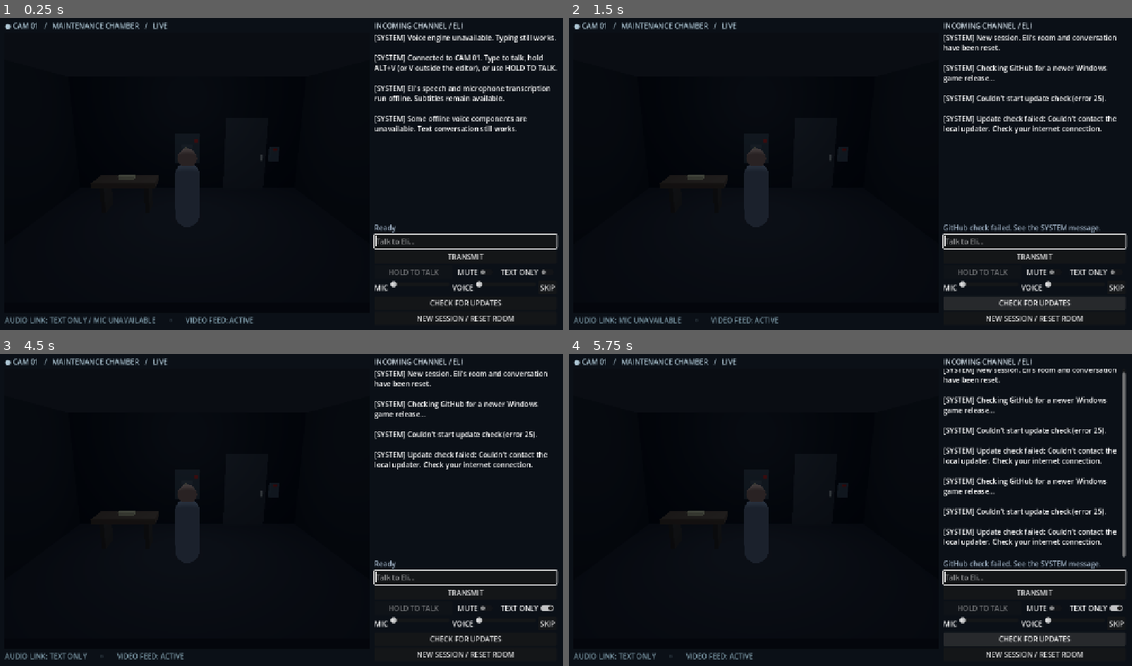
Above: before the commit, frames 1-4 (two rows, left to right).
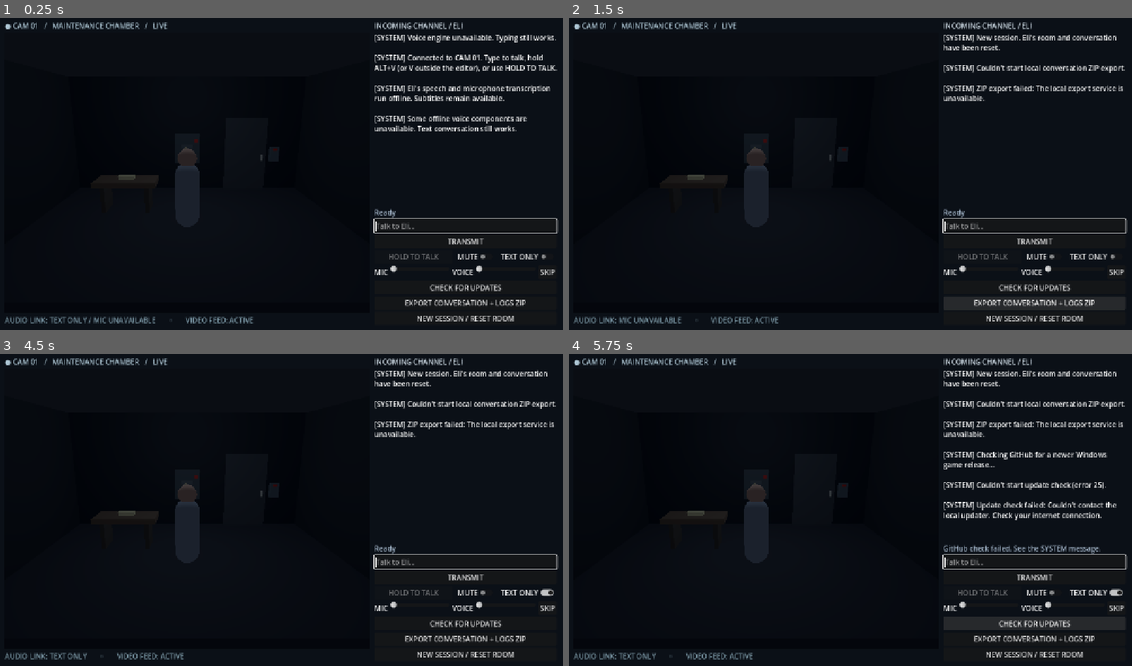
Above: after the commit, the same moments.

Repository: maloysius-wq/the-last-connection
Game: Godot game, scene res://scenes/Main.tscn
Two runs of this game, one before a commit and one after it. Both use one fixed random seed, a clock stepped at 60 frames per second and the inputs below.
Inputs (mouse positions are in pixels of both pictures, inside the frame that each line leads up to):
- Up to frame 1 (0.25 s): no input
- Up to frame 2 (1.5 s): click "NEW SESSION / RESET ROOM" at 0.5 s; click (1036, 301) at 1.25 s, where only the run after the commit has a clickable "EXPORT CONVERSATION + LOGS ZIP"
- Up to frame 3 (4.5 s): click "SKIP" at 2 s; click "SKIP" at 2.75 s; click "TRANSMIT" at 3.5 s; click "TEXT ONLY" at 4.25 s
- Up to frame 4 (5.75 s): click "CHECK FOR UPDATES" at 5 s

The runs differ from the first frame. In frame 1, 2.1% of the frame differs, in the area x 66-100%, y 61-93%; in frame 2, 4.2%; in frame 3, 4.0%; in frame 4, 9.4%, in the area x 66-100%, y 4-93%.

Commit message:
Enable flexible Eli experiments and one-click session diagnostic exports
* Offer freeform experimental actions with authoritative engine validation and existing permission checks

* Expose safe exploratory action to local model and action intent speech validation

* Add actual animated unconventional attempts at room props with truthful, no-puzzle-change outcomes

* Queue engine-authorized creative interactions without predeclared verb phrases

* Record local per-session decisions, model proposals, reviews, and authoritative action outcomes

* Create local export ZIP with transcript, private per-session decisions and actual Godot state

* Expose guarded local session ZIP download endpoint without network upload or arbitrary file access

* Add one-click local ZIP export of current Eli conversation and per-session diagnostic trace

* Include validation-rejection reasons in export logs and reject invented experimental outcomes

* Smoke-test simulated creative actions, real movement, no invented puzzle state, and session export control

* Validate safe and expressive free-form experiments without bypassing puzzle authorization

* Test full conversation/diagnostics ZIP integrity, session isolation, privacy and guarded local endpoint

* Keep exported chat and diagnostic trace paired to the correct session during ZIP creation

* Allow exploratory attempts involving more than one visible prop without changing puzzle state

* Give explicit unconventional instructions a second LLM interpretation even without named puzzle objects

* Ground natural 'turn on the power' references to visible breaker box

* Route simple sight and hearing questions to natural dialogue rather than action parser

* Treat desk approach as automatically performed before taking the desk flashlight

* Regress natural power, flashlight, desk-approach and breaker-visibility requests

* Document diagnostic ZIP location, privacy scope and experimental action behavior

* Handle 'Eli, go...' commands and 'Eli, do you see...?' questions naturally

* Test vocative Eli requests and recovered flashlight pickup after misclassified initial response

* Handoff natural-model action loosening, screenshot regressions, and one-click session ZIP diagnostics

* Correct dropped regex whitespace escapes in Eli-vocative command and question handling

Diff:
--- a/godot/scripts/main.gd
+++ b/godot/scripts/main.gd
@@ -24,6 +24,9 @@
 var update_http: HTTPRequest
 var update_button: Button
 var update_dialog: ConfirmationDialog
+var export_http: HTTPRequest
+var export_button: Button
+var export_busy := false
 var update_stage := ""
 var available_update_tag := ""
 var session_id: String
@@ -74,6 +77,10 @@
     update_http.timeout = 30.0
     add_child(update_http)
     update_http.request_completed.connect(_on_update_response)
+    export_http = HTTPRequest.new()
+    export_http.timeout = 30.0
+    add_child(export_http)
+    export_http.request_completed.connect(_on_session_exported)
     update_dialog = ConfirmationDialog.new()
     update_dialog.title = "Update The Last Connection?"
     update_dialog.confirmed.connect(_install_update)
@@ -211,6 +218,11 @@
     update_button.focus_mode = Control.FOCUS_NONE
     update_button.pressed.connect(_check_for_updates)
     right.add_child(update_button)
+    export_button = Button.new()
+    export_button.text = "EXPORT CONVERSATION + LOGS ZIP"
+    export_button.focus_mode = Control.FOCUS_NONE
+    export_button.pressed.connect(_export_current_session)
+    right.add_child(export_button)
     var new_game := Button.new()
     new_game.text = "NEW SESSION / RESET ROOM"
     new_game.focus_mode = Control.FOCUS_NONE
@@ -355,8 +367,13 @@
     # Target names are whitelisted, but only the ENGINE at execution time
     # decides if an object is currently visible/reachable. Earlier planned
     # actions may reveal objects, such as restoring power before reading a note.
-    if target not in ["flashlight", "breaker_box", "exit_door", "keypad", "maintenance_note"]:
-        return false
+    if target not in ["flashlight", "breaker_box", "exit_door", "keypad", "maintenance_note",
+                       "desk", "wall", "floor", "ceiling"]:
+        if not (action == "experiment" and target == "room"):
+            return false
+    if action == "experiment":
+        return argument.strip_edges().length() >= 2 and argument.length() <= 120 and not (
+            argument.contains("\n") or argument.contains("\r"))
     if action == "enter_code":
         return target == "keypad" and argument.length() == 4 and argument.is_valid_int()
     if action == "use" and target == "flashlight":
@@ -552,8 +569,79 @@
     call_deferred("_restore_input_focus")
 
 
+func _export_folder() -> String:
+    var folder := _save_path().get_base_dir().path_join("exports")
+    if folder.begins_with("user://"):
+        return ProjectSettings.globalize_path(folder)
+    return folder
+
+
+func _export_current_session() -> void:
+    if export_busy or session_id.is_empty():
+        return
+    export_busy = true
+    export_button.disabled = true
+    export_button.text = "BUILDING SESSION ZIP..."
+    # Keep diagnostics aligned with a finished or currently active turn;
+    # saving it does not send anything to the internet.
+    var transcript := log_view.get_parsed_text()
+    var body := JSON.stringify({
+        "session_id": session_id,
+        "transcript": transcript,
+        "world": world.snapshot()
+    })
+    var code := export_http.request(
+        BRIDGE_URL + "/api/session/export",
+        PackedStringArray(["Content-Type: application/json", "X-TLC-Export: 1"]),
+        HTTPClient.METHOD_POST, body)
+    if code != OK:
+        _message("SYSTEM", "Couldn't start local conversation ZIP export.")
+        _end_export()
+
+
+func _on_session_exported(result: int, code: int, _headers: PackedStringArray,
+        bytes: PackedByteArray) -> void:
+    if result != HTTPRequest.RESULT_SUCCESS or code != 200:
+        var details = JSON.parse_string(bytes.get_string_from_utf8())
+        var error_text := str(details.get("error", "The local export service is unavailable.")
+            if typeof(details) == TYPE_DICTIONARY else "The local export service is unavailable.")
+        _message("SYSTEM", "ZIP export failed: " + error_text.left(220))
+        _end_export()
+        return
+    if bytes.size() < 30 or bytes[0] != 80 or bytes[1] != 75:
+        _message("SYSTEM", "ZIP export failed: the bridge returned an invalid archive.")
+        _end_export()
+        return
+    var folder := _export_folder()
+    if DirAccess.make_dir_recursive_absolute(folder) != OK:
+        _message("SYSTEM", "ZIP export failed: couldn't create exports folder.")
+        _end_export()
+        return
+    var filename := "TheLastConnection-" + session_id + "-" + str(int(Time.get_unix_time_from_system())) + ".zip"
+    var path := folder.path_join(filename)
+    var file := FileAccess.open(path, FileAccess.WRITE)
+    if file == null:
+        _message("SYSTEM", "ZIP export failed: couldn't write to the exports folder.")
+        _end_export()
+        return
+    file.store_buffer(bytes)
+    file.close()
+    _message("SYSTEM", "Conversation + diagnostic logs saved to: " + path)
+    # Open Explorer so the ZIP can be dragged directly into the ChatGPT chat.
+    if OS.has_feature("windows"):
+        OS.shell_open(folder)
+    _end_export()
+
+
+func _end_export() -> void:
+    export_busy = false
+    export_button.disabled = false
+    export_button.text = "EXPORT CONVERSATION + LOGS ZIP"
+    call_deferred("_restore_input_focus")
+
+
 func _new_game() -> void:
-    if request_stage != "idle" or world.busy:
+    if request_stage != "idle" or world.busy or export_busy:
         return
     session_id = "eli_" + str(int(Time.get_unix_time_from_system())) + "_" + str(randi_range(1000,9999))
     world.reset_state()
--- a/godot/scripts/world.gd
+++ b/godot/scripts/world.gd
@@ -28,14 +28,22 @@
     "breaker_box": Vector3(0.0, 0.0, -1.8),
     "exit_door": Vector3(2.0, 0.0, -1.8),
     "keypad": Vector3(2.9, 0.0, -1.8),
-    "maintenance_note": Vector3(-1.3, 0.0, -0.40)
+    "maintenance_note": Vector3(-1.3, 0.0, -0.40),
+    "desk": Vector3(-1.7, 0.0, -0.40),
+    "wall": Vector3(-2.7, 0.0, -1.4),
+    "floor": Vector3(-0.8, 0.0, -0.30),
+    "ceiling": Vector3(0.0, 0.0, -0.50)
 }
 var descriptions := {
     "flashlight": "A metal flashlight resting on the left-hand desk.",
     "breaker_box": "A breaker box on the back wall; its lever is down.",
     "exit_door": "A heavy locked door on the back wall.",
     "keypad": "A four-digit number pad beside the door; its indicator glows red.",
-    "maintenance_note": "The maintenance note reads: 'RESET SEQUENCE 4317'. Below it someone scrawled: 'Don't listen to the knocking.'"
+    "maintenance_note": "The maintenance note reads: 'RESET SEQUENCE 4317'. Below it someone scrawled: 'Don't listen to the knocking.'",
+    "desk": "A sturdy wooden desk with a scratched surface and sturdy legs.",
+    "wall": "Plain, heavy walls surround the maintenance room.",
+    "floor": "A hard, dusty floor beneath Eli's feet.",
+    "ceiling": "A low ceiling with the overhead light fixture."
 }
 
 func _ready() -> void:
@@ -196,10 +204,14 @@
     if action == "survey" and target != "room":
         action_finished.emit(action, target, false, "Eli can only survey the room.")
         return
-    if action != "survey" and not snapshot()["objects"].has(target):
+    if action == "experiment" and (argument.strip_edges().length() < 2 or
+            argument.length() > 120 or argument.contains("\n") or argument.contains("\r")):
+        action_finished.emit(action, target, false, "The proposed attempt is not a valid physical gesture.")
+        return
+    if action != "survey" and not (action == "experiment" and target == "room") and not snapshot()["objects"].has(target):
         action_finished.emit(action, target, false, "Eli cannot see or reach that object yet.")
         return
-    if action not in ["move_to", "inspect", "take", "use", "enter_code", "survey"]:
+    if action not in ["move_to", "inspect", "take", "use", "enter_code", "survey", "experiment"]:
         action_finished.emit(action, target, false, "Unsupported physical action.")
         return
     if action == "enter_code":
@@ -210,6 +222,10 @@
         action_finished.emit(action, target, false, "The flashlight can only be switched on or off.")
         return
     busy = true
+    if action == "experiment" and target == "room":
+        # Allow creative in-place experiments: Eli visibly turns and gestures.
+        _experiment_gesture(action, target, argument)
+        return
     if action == "survey":
         # Eli visibly looks around without moving to a made-up object.
         var original_y := actor.rotation.y
@@ -225,7 +241,7 @@
         return
     # Handling the flashlight in hand takes no walk to its old desk location.
     # Turning it off while still on the desk also needs no movement.
-    if target == "flashlight" and ((inventory.has("flashlight") and action in ["use", "inspect", "take"])
+    if target == "flashlight" and ((inventory.has("flashlight") and action in ["use", "inspect", "take", "experiment"])
             or (action == "use" and argument == "off")):
         call_deferred("_finish_action", action, target, argument)
         return
@@ -243,7 +259,20 @@
         tween.tween_property(actor, "position", destination, 0.85)
     else:
         tween.tween_property(actor, "position", destination, 1.2)
-    tween.finished.connect(_finish_action.bind(action, target, argument))
+    if action == "experiment":
+        tween.finished.connect(_experiment_gesture.bind(action, target, argument))
+    else:
+        tween.finished.connect(_finish_action.bind(action, target, argument))
+
+func _experiment_gesture(action: String, target: String, argument: String) -> void:
+    # The simulation actually moves Eli and animates an attempt, but does not
+    # pretend a new puzzle mechanism or inventory object was created.
+    var initial := actor.rotation.y
+    var gesture := create_tween()
+    gesture.tween_property(actor, "rotation:y", initial - 0.28, 0.18)
+    gesture.tween_property(actor, "rotation:y", initial + 0.32, 0.24)
+    gesture.tween_property(actor, "rotation:y", initial, 0.18)
+    gesture.finished.connect(_finish_action.bind(action, target, argument))
 
 func _finish_action(action: String, target: String, argument: String) -> void:
     busy = false
@@ -275,6 +304,12 @@
                 + "on the desk.") if breaker_on else (
                 "Eli inspected the breaker. Its lever is down and the overhead "
                 + "lights are out. He has not flipped the switch.")
+    elif action == "experiment":
+        var place := "in the middle of the room" if target == "room" else ("at the " + target.replace("_", " "))
+        description = ("Eli moved and tried to " + argument.strip_edges() + " " + place +
+            ". He made the physical attempt, but no new mechanism opened, "
+            + "the power and locks remain in their previous states, and nothing new "
+            + "entered his inventory.")
     elif action == "take":
         if target == "flashlight" and not inventory.has("flashlight"):
             inventory.append("flashlight")
--- a/godot/tests/smoke_test.gd
+++ b/godot/tests/smoke_test.gd
@@ -121,6 +121,32 @@
         app.call("_update_idle")
         _expect(not update_btn.disabled and update_btn.text == "CHECK FOR UPDATES",
             "Update button can be used again after a check finishes")
+    var export_btn: Button = app.get("export_button")
+    _expect(export_btn != null, "Player can export conversation and diagnostics as ZIP")
+    if export_btn != null:
+        _expect(export_btn.focus_mode == Control.FOCUS_NONE,
+            "Export button does not steal keyboard focus from chat")
+        _expect(not export_btn.disabled,
+            "Export button is accessible without starting an action")
+    var pre_experiment_power := bool(world.snapshot()["lights_on"])
+    world.perform_action("experiment", "room", "dance awkwardly to test the camera")
+    var weird: Array = await world.action_finished
+    _expect(weird[2] == true and "dance awkwardly" in str(weird[3]),
+        "Eli actually attempts a free-form movement inside the room")
+    _expect(world.snapshot()["lights_on"] == pre_experiment_power,
+        "Unusual physical experiments cannot invent electricity or puzzle success")
+    world.perform_action("experiment", "exit_door", "knock on the door")
+    weird = await world.action_finished
+    _expect(weird[2] == true and "knock on the door" in str(weird[3]),
+        "Eli walks to the real door and experiments without an artificial phrase dictionary")
+    _expect(world.snapshot()["actor_at"] == "exit_door",
+        "Experiment changes position to the real prop")
+    _expect(not world.snapshot()["door_unlocked"],
+        "Creative experiments do not counterfeit a keypad unlock")
+    world.reset_state()
+    _expect(world.snapshot()["objects"].has("desk") and
+            world.snapshot()["objects"].has("wall"),
+        "Room surfaces are now present as actual visible scene targets")
     _expect(not world.snapshot()["inventory"].has("flashlight"), "Flashlight begins on desk")
     world.perform_action("move_to", "breaker_box")
     var moved: Array = await world.action_finished
Not shown, changed: DEVELOPMENT_HANDOFF.md
